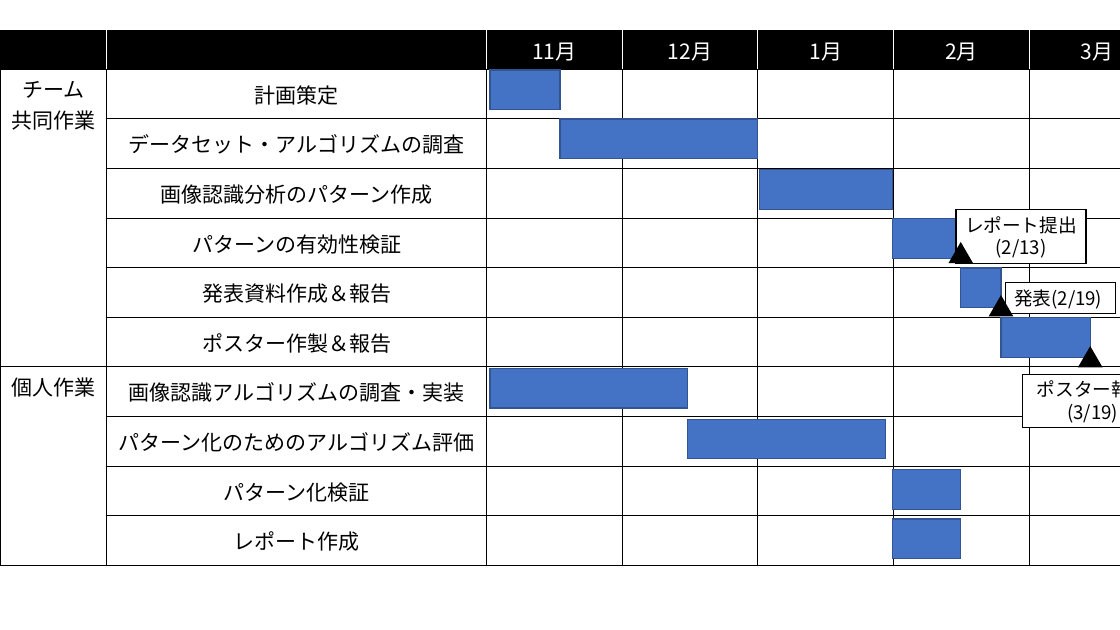
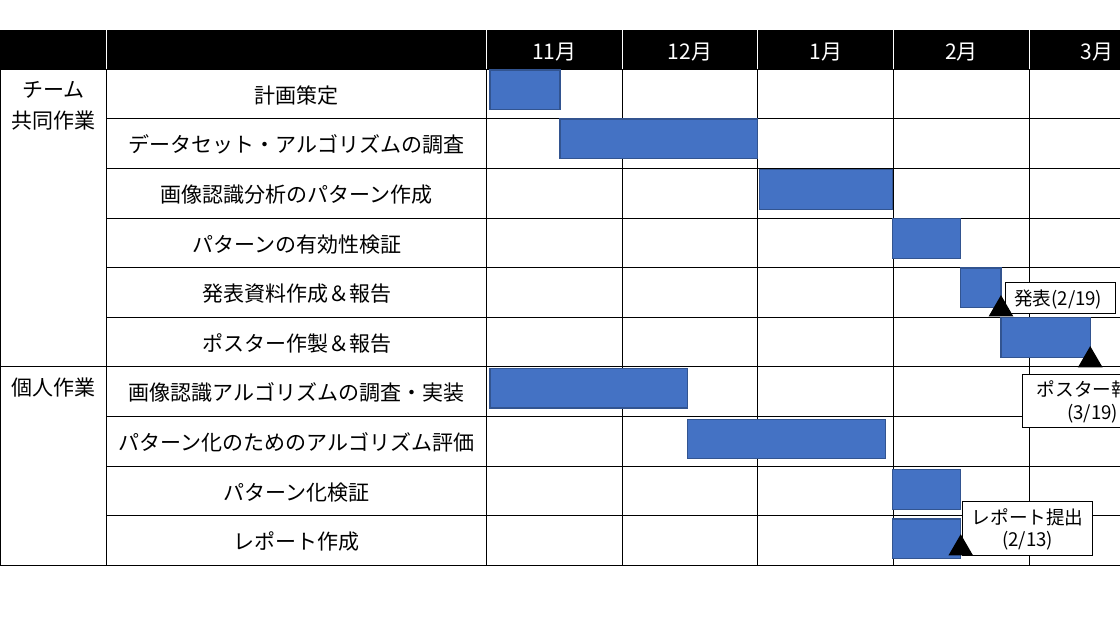
Before and after one commit to topse2019-kaggle/team, a slide deck: slide 1 of horiwaki/Report/ReportFigure.pptx. Drawn at 1120x630 pixels with LibreOffice and Linux fonts; fonts in the diff are those of the drawing. Boxes give left, top, right and bottom in pixels: in the first picture for what was removed or moved away, otherwise in the second. Text is boxed around its words. In the diff, an @@ line names an element or a change of style, - is before the commit and + after.

```diff
--- a/horiwaki/Report/ReportFigure.pptx
+++ b/horiwaki/Report/ReportFigure.pptx
@@ rectangle "レポート提出": place and size @@
-rectangle "レポート提出" at (956, 210, 1086, 264)
+rectangle "レポート提出" at (963, 502, 1093, 555)
@@ triangle: place and size @@
-triangle at (949, 243, 972, 262)
+triangle at (949, 535, 972, 555)
```
Also in this commit, not shown: 1 slide added.
